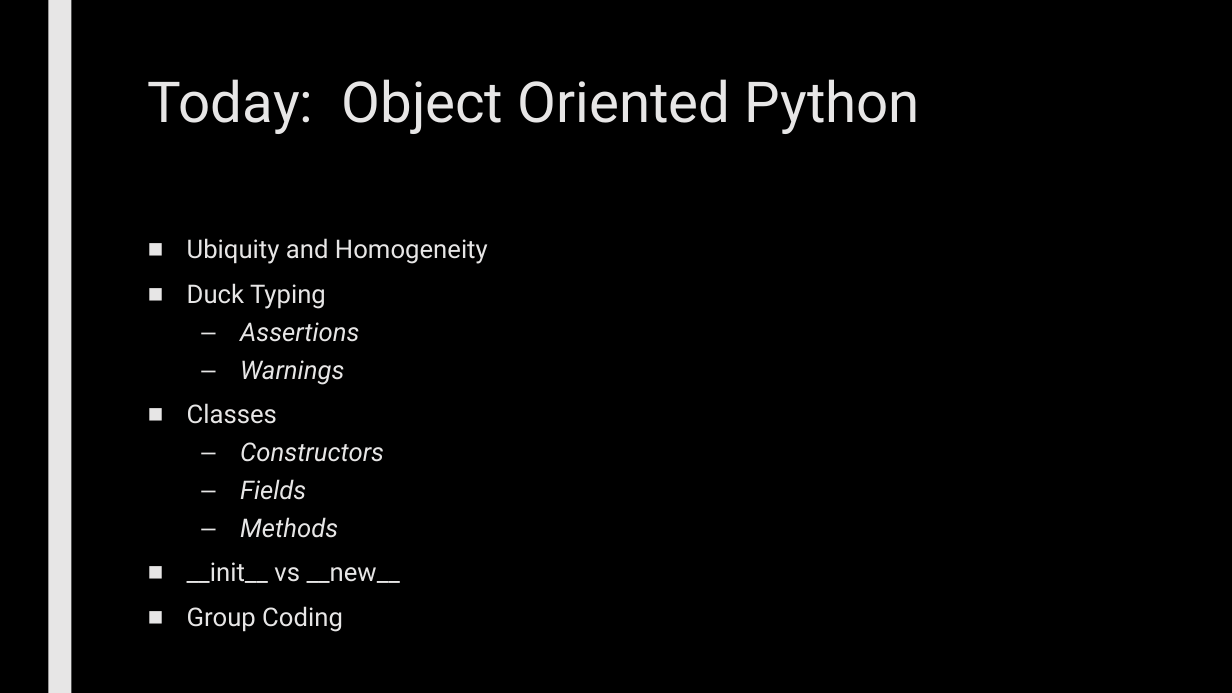
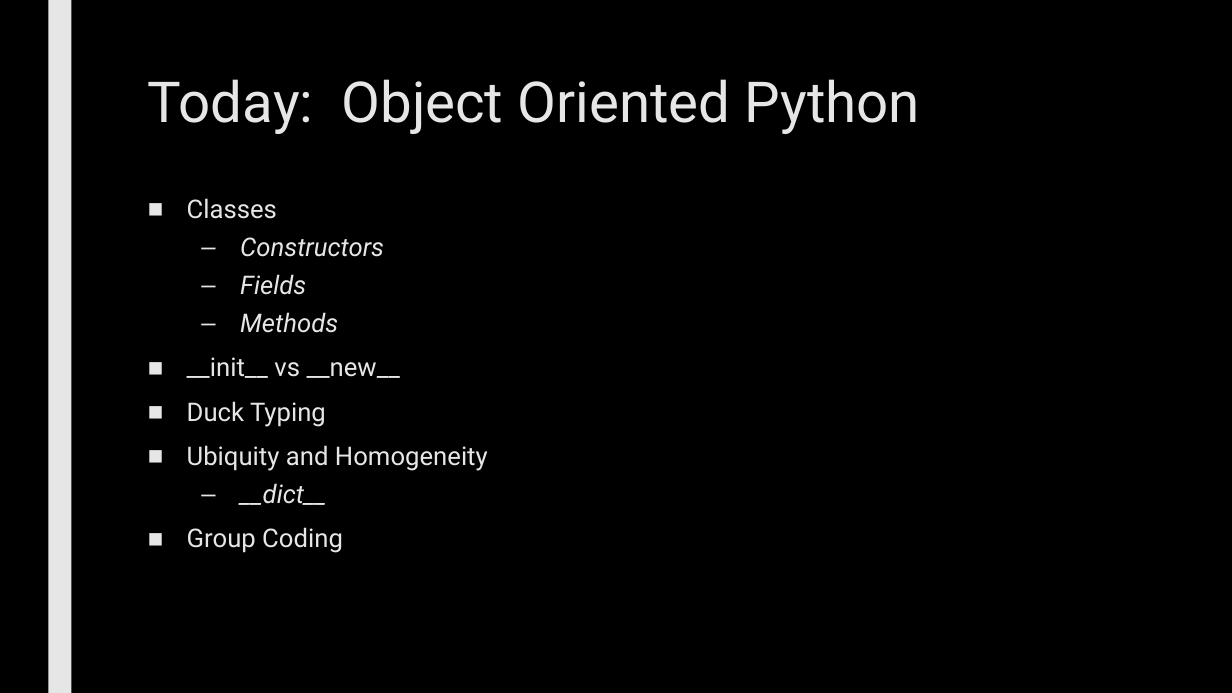
Before and after one commit to max7patek/metaprogramming, a slide deck: slide 6 of slides/00-OOPython.pptx. Drawn at 1232x693 pixels with LibreOffice and Linux fonts; fonts in the diff are those of the drawing. Boxes give left, top, right and bottom in pixels: in the first picture for what was removed or moved away, otherwise in the second. Text is boxed around its words. In the diff, an @@ line names an element or a change of style, - is before the commit and + after.

```diff
--- a/slides/00-OOPython.pptx
+++ b/slides/00-OOPython.pptx
@@ text "Classes": place and size @@
-text "Classes" at (187,238,488,632)
+text "Classes" at (187,198,488,553)
@@ text at (187,238,488,385): paragraphs removed @@
-■ Ubiquity and Homogeneity
-■ Duck Typing
-  – Assertions
-  – Warnings
@@ text at (187,401,488,505): paragraphs added @@
+■ Duck Typing
+■ Ubiquity and Homogeneity
+  – __dict__
```
Also in this commit, not shown: 7 other slides changed, 1 slide added, 2 slides removed.
